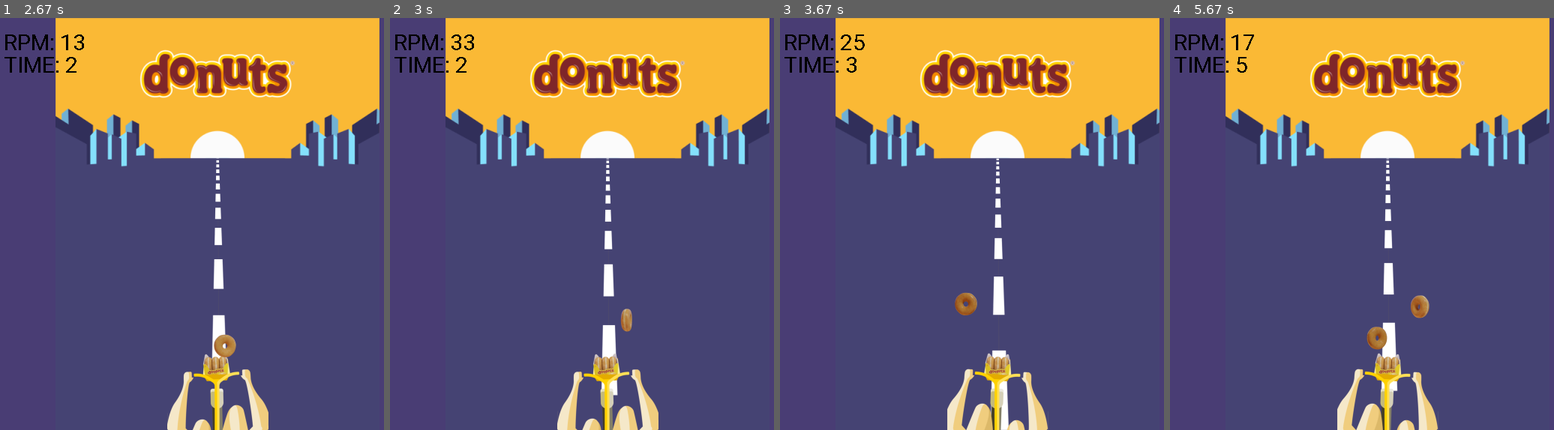
Above: before the commit, frames 1-4 (left to right).
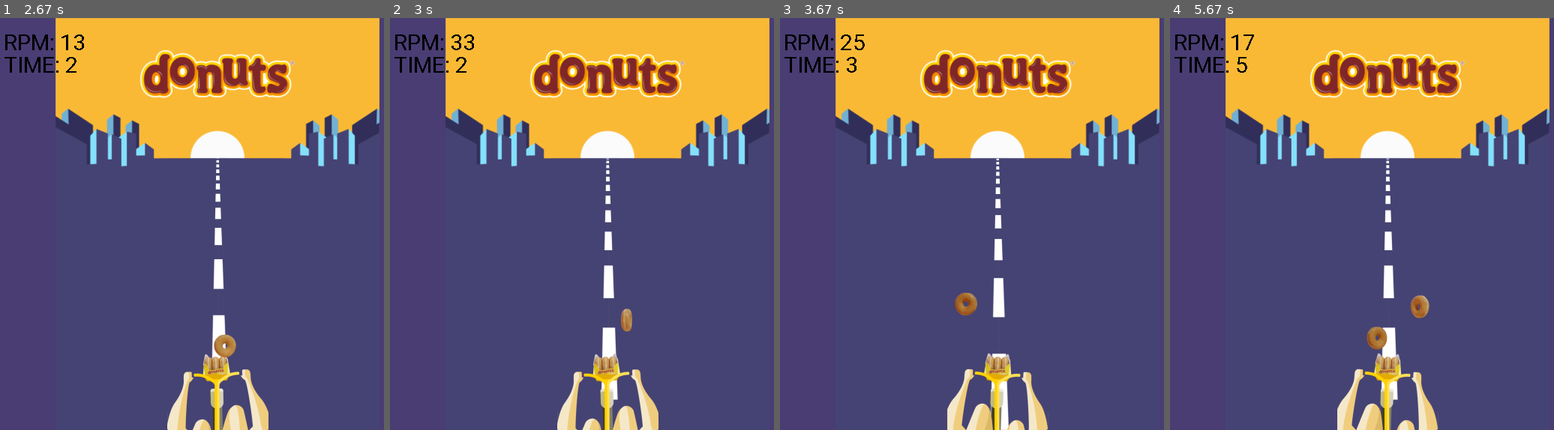
Above: after the commit, the same moments.

Repository: ibandominguez/pygame
Game: pygame game, started from game.py
Same seed, same stepped clock (60 frames per second), same inputs: the game is played once before the commit and once after it.
Inputs:
- Up to frame 1 (2.67 s): hold Up 0.33-0.8 s; hold Down 0.83-1.13 s; hold Up 1.17-1.53 s; hold Down 1.57-1.93 s; hold Up 1.97-2.27 s; hold Down 2.3-2.6 s; hold Up from 2.63 s (still down)
- Up to frame 2 (3 s): keep holding Up
- Up to frame 3 (3.67 s): release Up at 3 s; hold Down 3.03-3.4 s; hold Up from 3.43 s (still down)
- Up to frame 4 (5.67 s): release Up at 3.73 s; hold Down 3.77-4.07 s; hold Up 4.1-4.47 s; hold Down 4.5-4.87 s; hold Up 4.9-5.2 s; hold Down 5.23-5.53 s; hold Up from 5.57 s (still down)

Frame 1 is identical in both runs. In frame 2, 0.1% of the frame differs, in the area x 55-60%, y 34-93%; in frame 3, 0.1%; in frame 4, 0.2%.

Commit message:
fixed issue with road anim

Diff:
--- a/game.py
+++ b/game.py
@@ -25,7 +25,7 @@
 """
 background = pygame.image.load('./assets/background.png')
 debug_text = pygame.font.SysFont('Roboto', 30)
-road = Sprite(file_path='./assets/road.png', width=270, height=480, x=constants.WIDTH / 2, y=550, frames_count=35).set_animation_speed(35)
+road = Sprite(file_path='./assets/road.png', width=270, height=480, x=constants.WIDTH / 2, y=550, frames_count=34).set_animation_speed(35)
 bike = Sprite(file_path='./assets/bike.png', width=135, height=115, x=constants.WIDTH / 2, y=constants.HEIGHT, frames_count=25)
 donuts = Sprite(file_path='./assets/donuts.png', width=135, height=240, x=constants.WIDTH / 2, y=constants.HEIGHT, frames_count=50).set_animation_speed(35)
 
@@ -52,7 +52,7 @@
     """
     Game Logic, based on timing and playing
     """
-    if game_controller.is_standing_by() and int(rpm) > 0:
+    if game_controller.is_standing_by() and rpm > 0:
         game_controller.start()
     elif game_controller.is_playing():
         pass
@@ -65,8 +65,8 @@
         if event.type == pygame.QUIT:
             running = False
 
-    road.set_animation_speed(int(rpm))
-    bike.set_animation_speed(int(rpm))
+    road.set_animation_speed(rpm)
+    bike.set_animation_speed(rpm)
 
     screen.fill((73, 61, 116))
     screen.blit(background, ((constants.WIDTH / 2) - 216, 0))
--- a/sprite.py
+++ b/sprite.py
@@ -9,8 +9,8 @@
         self.sheet = pygame.image.load(file_path).convert_alpha()
         self.image = pygame.transform.scale(self.sheet, (width, height))
         self.rect = self.image.get_rect()
-        self.rect.centerx = x  # center of rectangle
-        self.rect.bottom = y  # pixels up from the bottom
+        self.rect.centerx = x # center of rectangle
+        self.rect.bottom = y # pixels up from the bottom
         self.animation = []
         self.total_frames = frames_count
         self.time_ref = time.time()
